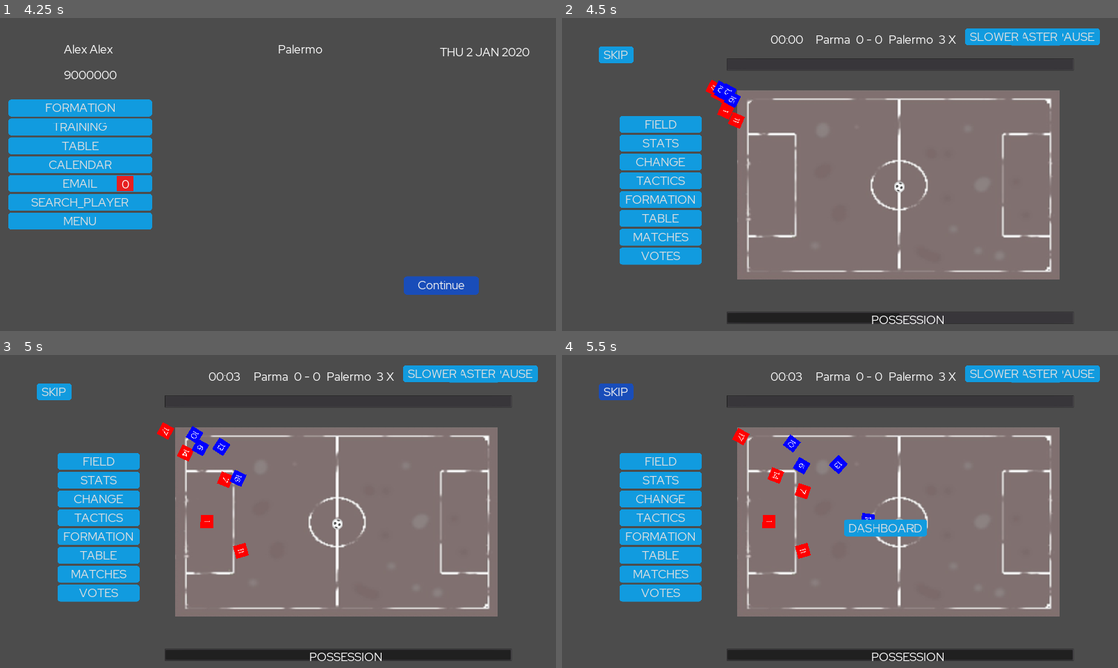
Above: before the commit, frames 1-4 (two rows, left to right).
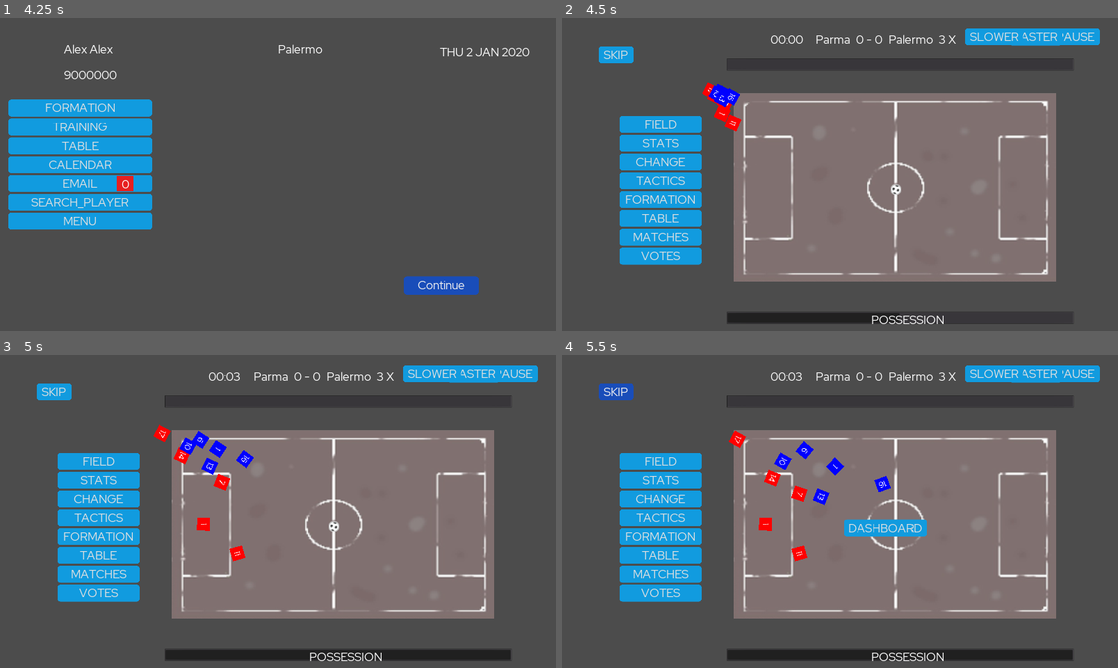
Above: after the commit, the same moments.

Repository: dulvui/futsal-manager
Game: Godot game, scene res://src/screens/splash/SplashScreen.tscn
The game is run twice, just before and just after one commit, with the same random seed, the same clock (stepped at 60 frames per second) and the same inputs.
Inputs (mouse positions are in pixels of both pictures, inside the frame that each line leads up to):
- Up to frame 1 (4.25 s): click "START" at 0.5 s; click (305, 140) at 1.27 s; type "Alex" at 1.35 s; click (305, 165) at 1.5 s; type "Alex" at 1.58 s; click "Continue" at 2 s; click "Palermo" at 2.75 s; click "Continue" at 3.5 s
- Up to frame 2 (4.5 s): click "Continue" at 4.25 s
- Up to frame 3 (5 s): no input
- Up to frame 4 (5.5 s): click "SKIP" at 5 s

Frame 1 is identical in both runs. In frame 2, 5.7% of the frame differs, in the area x 25-90%, y 19-85%; in frame 3, 6.3%, in the area x 27-90%, y 21-85%; in frame 4, 6.2%.

Commit message:
fixed save crash and fieldspot raycasts are pointing the goals

Diff:
--- a/game/src/screens/match/Match.tscn
+++ b/game/src/screens/match/Match.tscn
@@ -31,10 +31,10 @@
 }
 
 [node name="MatchSimulator" parent="." instance=ExtResource( 4 )]
-margin_left = 490.459
-margin_top = 216.114
-margin_right = 490.459
-margin_bottom = 216.114
+margin_left = 477.745
+margin_top = 224.59
+margin_right = 477.745
+margin_bottom = 224.59
 rect_scale = Vector2( 0.7, 0.7 )
 
 [node name="HUD" type="Control" parent="."]
--- a/game/src/screens/match/field/field-spot/FieldSpot.gd
+++ b/game/src/screens/match/field/field-spot/FieldSpot.gd
@@ -3,9 +3,18 @@
 var distance_to_goal
 
 func _ready():
-	# calculate distance to goal and save it
-#	distance_to_goal
-	pass
+#	var goal_spot
+#	if get_parent().name == "HomeFieldSpots":
+#		goal_spot = get_parent().get_parent().get_node("HomeGoal").center_spot
+#	else:
+#
+#		goal_spot = get_parent().get_parent().get_node("AwayGoal").center_spot
+#	look_at(goal_spot)
+	var home_goal_spot = get_parent().get_parent().get_node("HomeGoal").center_spot
+	var away_goal_spot = get_parent().get_parent().get_node("AwayGoal").center_spot
+	$HomeGoalRayCast.cast_to = home_goal_spot - $HomeGoalRayCast.global_position
+	$AwayGoalRayCast.cast_to = away_goal_spot - $AwayGoalRayCast.global_position
+
 
 func get_bpp_value(player):
 	pass
--- a/game/src/screens/match/field/field-spot/FieldSpot.tscn
+++ b/game/src/screens/match/field/field-spot/FieldSpot.tscn
@@ -7,10 +7,11 @@
 [node name="FieldSpot" type="Position2D"]
 script = ExtResource( 1 )
 
-[node name="GoalRayCast" type="RayCast2D" parent="."]
-rotation = 1.60035
+[node name="HomeGoalRayCast" type="RayCast2D" parent="."]
+cast_to = Vector2( 0, 800 )
 
-[node name="PlayerRayCast" type="RayCast2D" parent="."]
+[node name="AwayGoalRayCast" type="RayCast2D" parent="."]
+cast_to = Vector2( 0, 800 )
 
 [node name="Spot" type="Area2D" parent="."]
 
--- a/game/src/screens/match/field/goal/Goal.gd
+++ b/game/src/screens/match/field/goal/Goal.gd
@@ -2,9 +2,11 @@
 
 signal goal
 
+var center_spot
+
 
 func _ready():
-	pass # Replace with function body.
+	center_spot = $ShootSpotCenter.global_position
 
 
 func _on_GoalDetector_body_entered(body):
--- a/game/src/screens/match/field/player/Player.gd
+++ b/game/src/screens/match/field/player/Player.gd
@@ -33,10 +33,10 @@
 var has_ball = false #probably detects when ball enters Ball detector
 
 func _ready():
-	if get_parent()["name"] == "HomePlayers":
-		opponent_players = get_parent().get_parent().get_node("AwayPlayers")
-	else:
-		opponent_players = get_parent().get_parent().get_node("HomePlayers")
+#	if get_parent()["name"] == "HomePlayers":
+#		opponent_players = get_parent().get_parent().get_node("AwayPlayers")
+#	else:
+#		opponent_players = get_parent().get_parent().get_node("HomePlayers")
 
 	ball_pos = $BallPosition.global_position
 	print("ball_pos " + str(ball_pos))
--- a/game/src/utils/match-simulator/MatchSimulator.gd
+++ b/game/src/utils/match-simulator/MatchSimulator.gd
@@ -70,24 +70,27 @@
 var home_has_ball
 
 func set_up(home,away, match_started):
-	for i in range(home["players"]["active"].size()):
-		var player = home["players"]["active"][i]
+	home_team = home.duplicate(true)
+	away_team = away.duplicate(true)
+
+
+	for i in range(home_team["players"]["active"].size()):
+		var player = home_team["players"]["active"][i]
 		player["has_ball"]  = false
 		var real_player = Player.instance()
-		real_player.set_up(player,get_node("HomeFieldSpots/FieldSpot" + str(formation_pos_mapping[home["formation"]][i])).global_position,Color.red)
+		real_player.set_up(player,get_node("HomeFieldSpots/FieldSpot" + str(formation_pos_mapping[home_team["formation"]][i])).global_position,Color.red)
 		add_child(real_player)
 		player["real"] = real_player
 
-	for i in range(away["players"]["active"].size()):
-		var player = away["players"]["active"][i]
+	for i in range(away_team["players"]["active"].size()):
+		var player = away_team["players"]["active"][i]
 		player["has_ball"]  = false
 		var real_player = Player.instance()
-		real_player.set_up(player,get_node("AwayFieldSpots/FieldSpot" + str(formation_pos_mapping[away["formation"]][i])).global_position,Color.blue)
+		real_player.set_up(player,get_node("AwayFieldSpots/FieldSpot" + str(formation_pos_mapping[away_team["formation"]][i])).global_position,Color.blue)
 		add_child(real_player)
 		player["real"] = real_player
 
-	home_team = home.duplicate(true)
-	away_team = away.duplicate(true)
+
 
 	if match_started:
 		home_has_ball = randi()%2 == 0
--- a/game/src/utils/match-simulator/MatchSimulator.tscn
+++ b/game/src/utils/match-simulator/MatchSimulator.tscn
@@ -117,66 +117,65 @@
 position = Vector2( 958.618, 823.368 )
 
 [node name="AwayFieldSpots" type="Node2D" parent="."]
-position = Vector2( 2037.24, 1046.52 )
-rotation = 3.14159
+position = Vector2( 651.309, 2.82922 )
 
 [node name="FieldSpot1" parent="AwayFieldSpots" instance=ExtResource( 2 )]
-position = Vector2( 438.618, 215.368 )
+position = Vector2( 958.618, 215.368 )
 
 [node name="FieldSpot2" parent="AwayFieldSpots" instance=ExtResource( 2 )]
-position = Vector2( 438.618, 373.368 )
+position = Vector2( 958.618, 373.368 )
 
 [node name="FieldSpot3" parent="AwayFieldSpots" instance=ExtResource( 2 )]
-position = Vector2( 438.618, 524.368 )
+position = Vector2( 958.618, 524.368 )
 
 [node name="FieldSpot4" parent="AwayFieldSpots" instance=ExtResource( 2 )]
-position = Vector2( 438.618, 676.368 )
+position = Vector2( 958.618, 676.368 )
 
 [node name="FieldSpot5" parent="AwayFieldSpots" instance=ExtResource( 2 )]
-position = Vector2( 438.618, 823.368 )
+position = Vector2( 958.618, 823.368 )
 
 [node name="FieldSpot6" parent="AwayFieldSpots" instance=ExtResource( 2 )]
-position = Vector2( 614.618, 215.368 )
+position = Vector2( 782.618, 215.368 )
 
 [node name="FieldSpot7" parent="AwayFieldSpots" instance=ExtResource( 2 )]
-position = Vector2( 614.618, 373.368 )
+position = Vector2( 782.618, 373.368 )
 
 [node name="FieldSpot8" parent="AwayFieldSpots" instance=ExtResource( 2 )]
-position = Vector2( 613.618, 524.368 )
+position = Vector2( 781.618, 524.368 )
 
 [node name="FieldSpot9" parent="AwayFieldSpots" instance=ExtResource( 2 )]
-position = Vector2( 614.618, 676.368 )
+position = Vector2( 782.618, 676.368 )
 
 [node name="FieldSpot10" parent="AwayFieldSpots" instance=ExtResource( 2 )]
-position = Vector2( 614.618, 823.368 )
+position = Vector2( 782.618, 823.368 )
 
 [node name="FieldSpot11" parent="AwayFieldSpots" instance=ExtResource( 2 )]
-position = Vector2( 782.618, 215.368 )
+position = Vector2( 590.618, 215.368 )
 
 [node name="FieldSpot12" parent="AwayFieldSpots" instance=ExtResource( 2 )]
-position = Vector2( 782.618, 373.368 )
+position = Vector2( 590.618, 373.368 )
 
 [node name="FieldSpot13" parent="AwayFieldSpots" instance=ExtResource( 2 )]
-position = Vector2( 781.618, 524.368 )
+position = Vector2( 589.618, 524.368 )
 
 [node name="FieldSpot14" parent="AwayFieldSpots" instance=ExtResource( 2 )]
-position = Vector2( 782.618, 676.368 )
+position = Vector2( 590.618, 676.368 )
 
 [node name="FieldSpot15" parent="AwayFieldSpots" instance=ExtResource( 2 )]
-position = Vector2( 782.618, 823.368 )
+position = Vector2( 590.618, 823.368 )
 
 [node name="FieldSpot16" parent="AwayFieldSpots" instance=ExtResource( 2 )]
-position = Vector2( 958.618, 215.368 )
+position = Vector2( 430.618, 215.368 )
 
 [node name="FieldSpot17" parent="AwayFieldSpots" instance=ExtResource( 2 )]
-position = Vector2( 958.618, 373.368 )
+position = Vector2( 430.618, 373.368 )
 
 [node name="FieldSpot18" parent="AwayFieldSpots" instance=ExtResource( 2 )]
-position = Vector2( 957.618, 524.368 )
+position = Vector2( 429.618, 524.368 )
 
 [node name="FieldSpot19" parent="AwayFieldSpots" instance=ExtResource( 2 )]
-position = Vector2( 958.618, 676.368 )
+position = Vector2( 430.618, 676.368 )
 
 [node name="FieldSpot20" parent="AwayFieldSpots" instance=ExtResource( 2 )]
-position = Vector2( 958.618, 823.368 )
+position = Vector2( 430.618, 823.368 )
 [connection signal="body_exited" from="GameField" to="." method="_on_GameField_body_exited"]
Not shown, changed: game/export_presets.cfg
Not shown: 2 places in game/src/utils/match-simulator/MatchSimulator.tscn that only renumber resources
